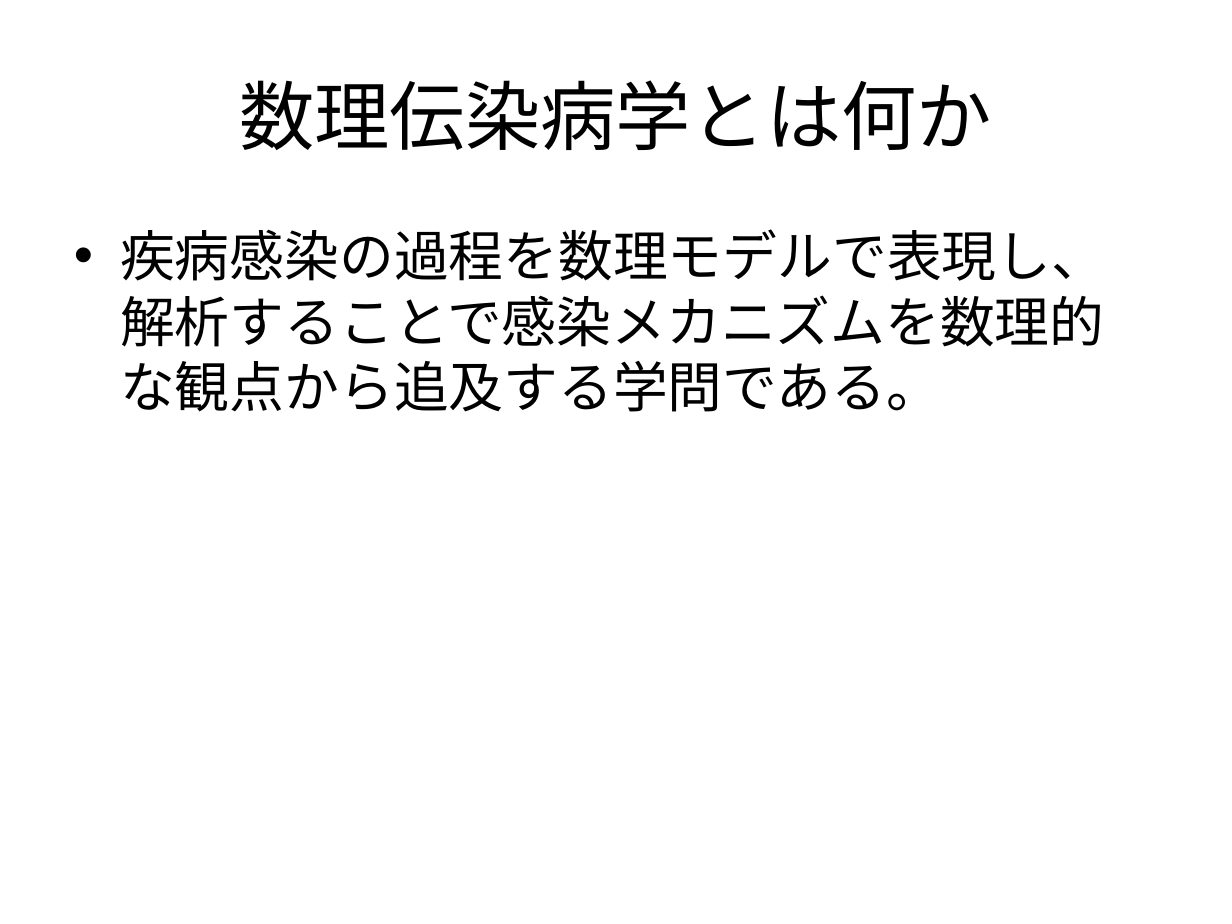
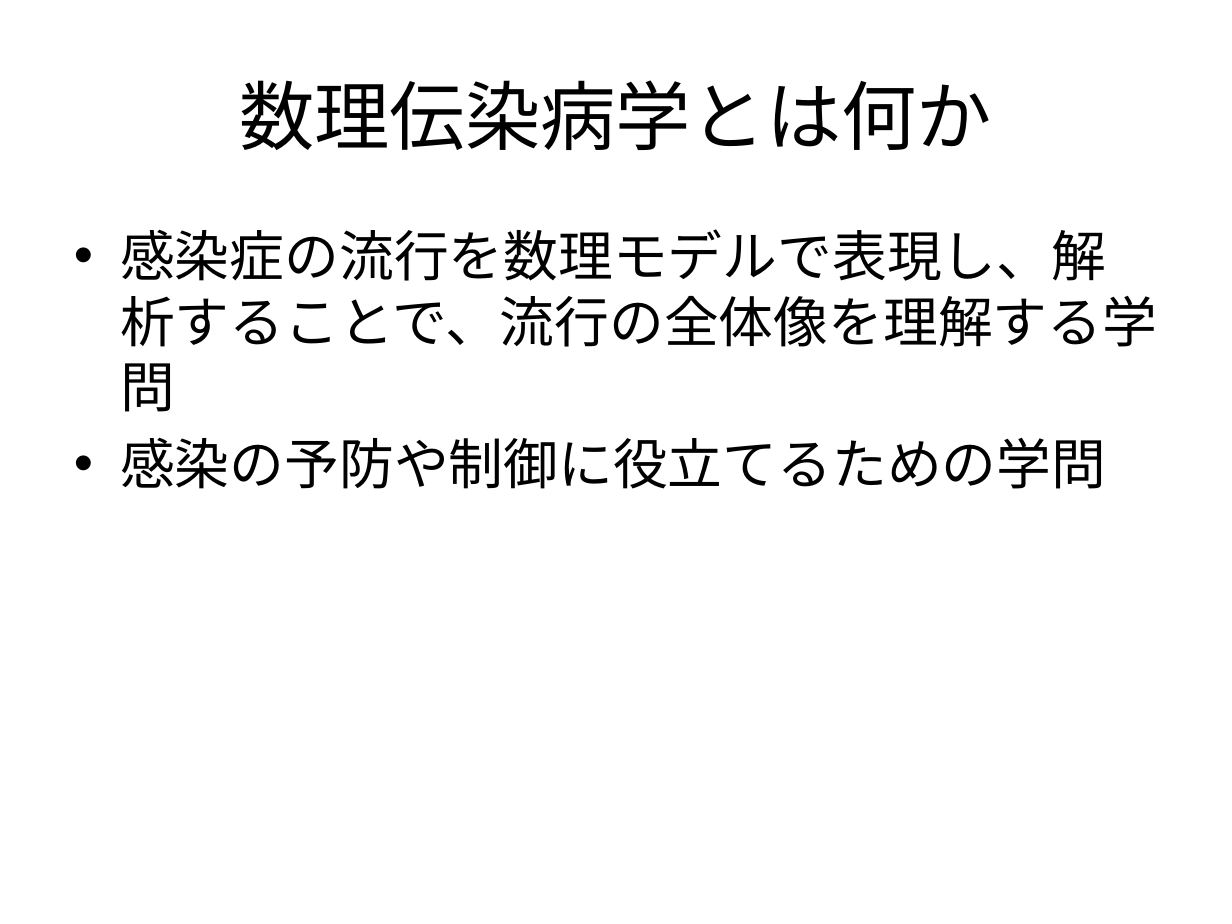
Before and after one commit to nkud/Research-BB, a slide deck: slide 5 of ppt/卒業研究.pptx. Drawn at 1232x924 pixels with LibreOffice and Linux fonts; fonts in the diff are those of the drawing. Boxes give left, top, right and bottom in pixels: in the first picture for what was removed or moved away, otherwise in the second. Text is boxed around its words. In the diff, an @@ line names an element or a change of style, - is before the commit and + after.

```diff
--- a/ppt/卒業研究.pptx
+++ b/ppt/卒業研究.pptx
@@ text at box(120, 229, 1157, 489): text changed @@
-• 疾病感染の過程を数理モデルで表現し、解析することで感染メカニズムを数理的な観点から追及する学問である。
+• 感染症の流行を数理モデルで表現し、解析することで、流行の全体像を理解する学問
+• 感染の予防や制御に役立てるための学問
```
Also in this commit, not shown: 8 other slides changed.
